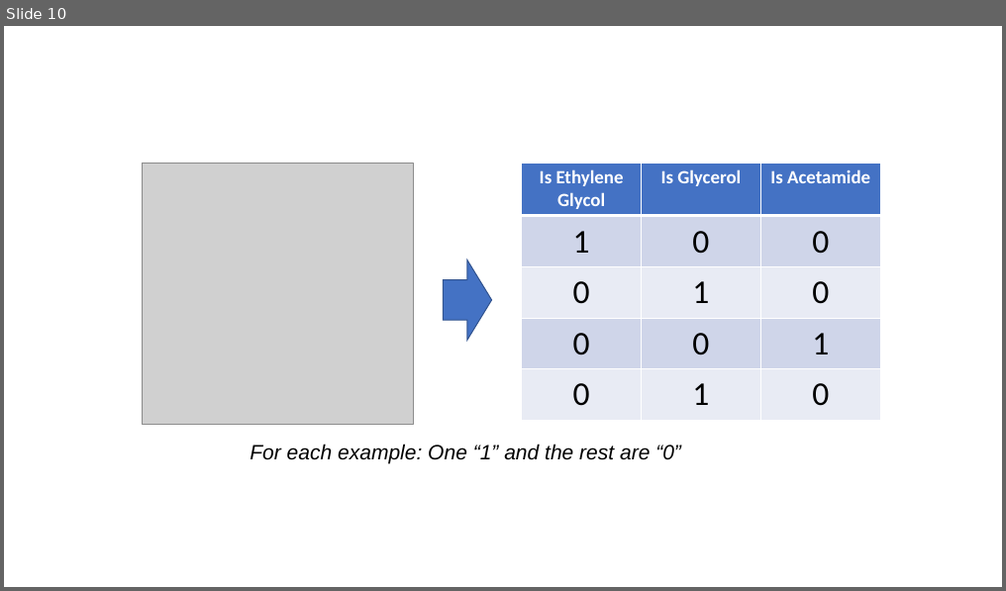
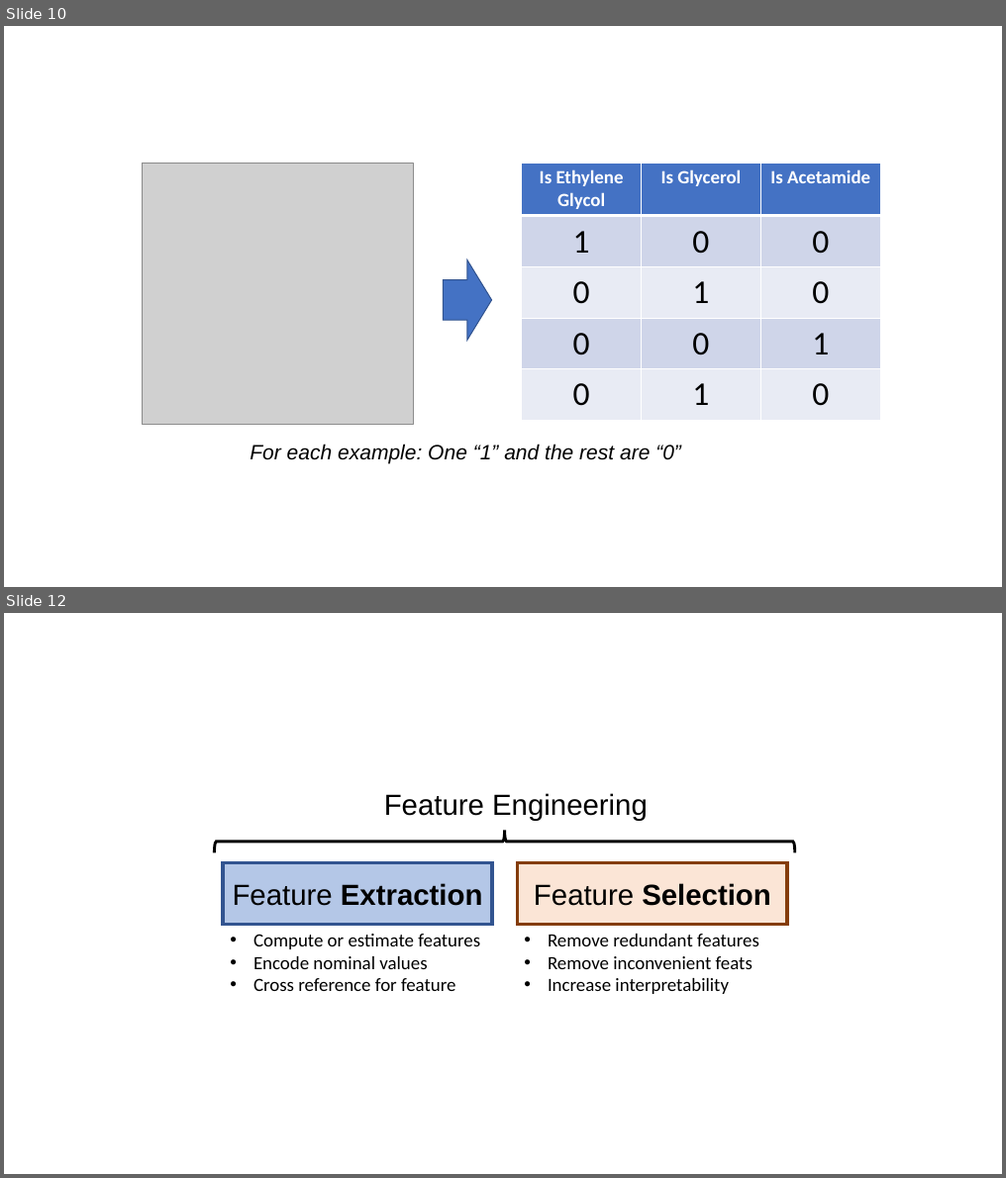
Before and after one commit to UWDIRECT/UWDIRECT.github.io, a slide deck: dsmcer_2023_update/Lecture_Notebooks/L4_visual_support.pptx. Shown one above the other, each under a label of ours: slide 10 before the commit, slides 10 and 12 after it; the slides between them are not shown. The pictures are 1006x591 and 1006x1178 pixels, drawn with LibreOffice and Linux fonts; fonts in the diff are those of the drawing; grey boxes stand for pictures. Boxes give left, top, right and bottom in pixels: in the first picture for what was removed or moved away, otherwise in the second. Text is boxed around its words. In the diff, an @@ line names an element or a change of style, - is before the commit and + after.

```diff
--- a/dsmcer_2023_update/Lecture_Notebooks/L4_visual_support.pptx
+++ b/dsmcer_2023_update/Lecture_Notebooks/L4_visual_support.pptx
@@ slide 12 added at bbox=[4, 613, 1002, 1174], background #FFFFFF @@
@@ text added at bbox=[384, 793, 648, 821], 28 pt, text #000000 @@
+Feature Engineering
@@ left brace added at bbox=[214, 831, 795, 854], outline #000000 2.75 pt @@
@@ rectangle added at bbox=[223, 863, 492, 925], fill #B4C7E7, outline #325491 3 pt, 28 pt, text #000000, bold @@
+Feature Extraction
@@ rectangle added at bbox=[518, 863, 787, 925], fill #FBE5D6, outline #843C0B 3 pt, 28 pt, text #000000, bold @@
+Feature Selection
@@ text added at bbox=[253, 934, 480, 991], 18 pt, text #000000 @@
+• Compute or estimate features
+• Encode nominal values
+• Cross reference for feature
@@ text added at bbox=[548, 934, 759, 994], 18 pt, text #000000 @@
+• Remove redundant features
+• Remove inconvenient feats
+• Increase interpretability
```
Also in this commit, not shown: 7 other slides added, 1 slide removed.
